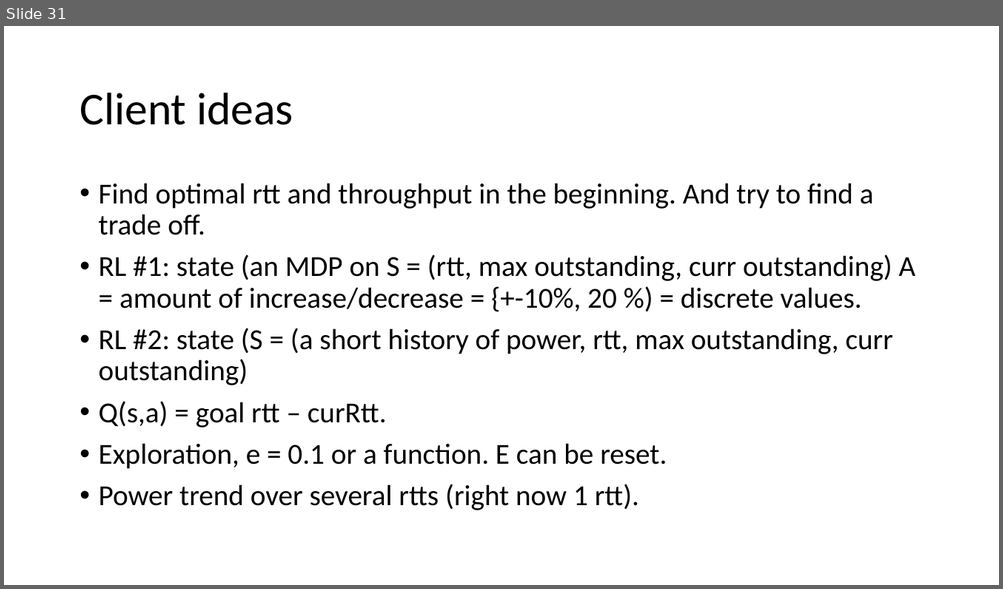
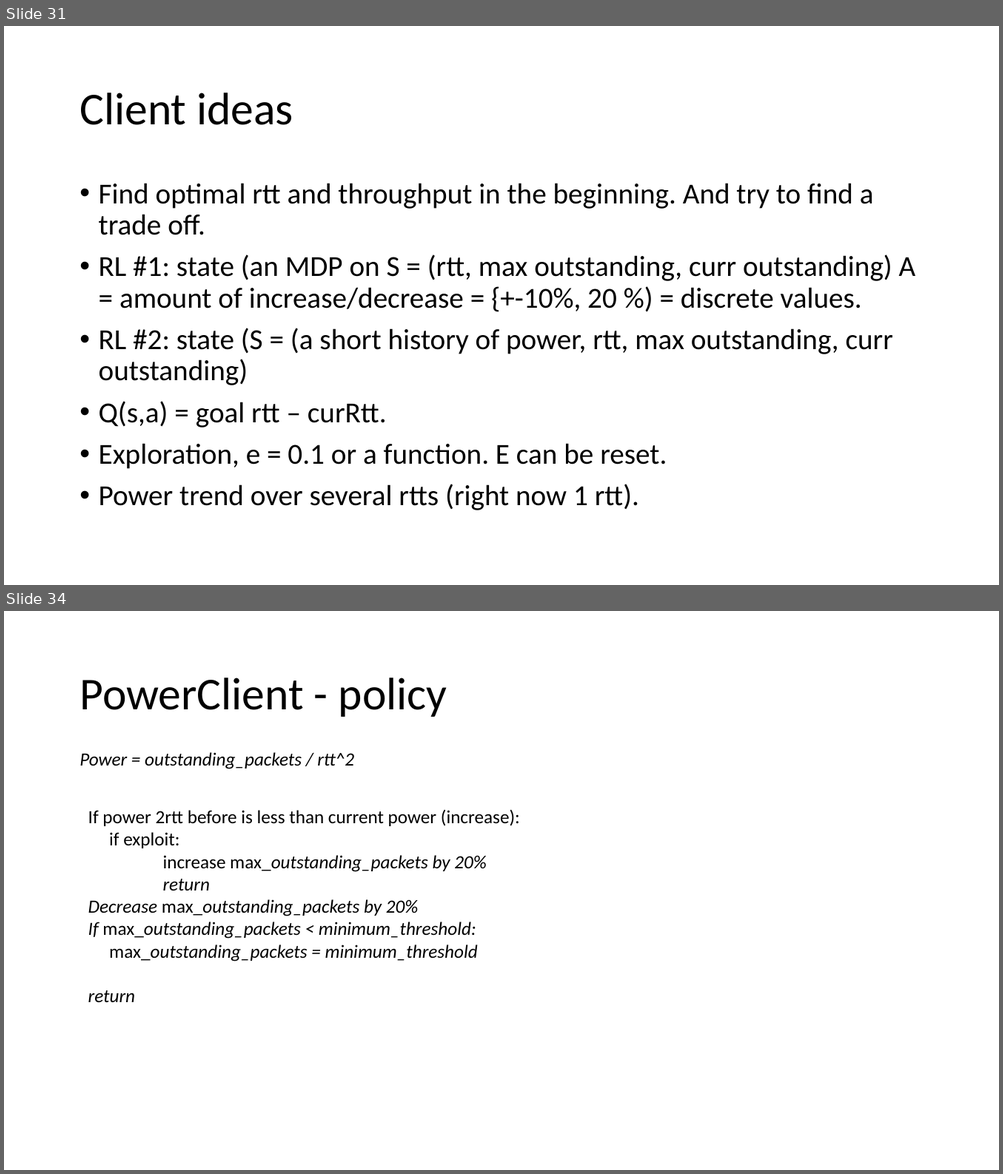
Before and after one commit to adhocmaster/pyns, a slide deck: doc/plan.pptx. Shown one above the other, each under a label of ours: slide 31 before the commit, slides 31 and 34 after it; the slides between them are not shown. The pictures are 1003x589 and 1003x1174 pixels, drawn with LibreOffice and Linux fonts; fonts in the diff are those of the drawing. Boxes give left, top, right and bottom in pixels: in the first picture for what was removed or moved away, otherwise in the second. Text is boxed around its words. In the diff, an @@ line names an element or a change of style, - is before the commit and + after.

```diff
--- a/doc/plan.pptx
+++ b/doc/plan.pptx
@@ slide 34 added at bbox=[4, 611, 999, 1170], background #FFFFFF @@
@@ title added at bbox=[79, 678, 447, 717], 44 pt, text #000000 @@
+PowerClient - policy
@@ text added at bbox=[79, 752, 354, 769], 18 pt, text #000000, italic @@
+Power = outstanding_packets / rtt^2
@@ text added at bbox=[88, 810, 520, 1002], 18 pt, text #000000, italic @@
+If power 2rtt before is less than current power (increase):
+if exploit:
+increase max_outstanding_packets by 20%
+return
+Decrease max_outstanding_packets by 20%
+If max_outstanding_packets < minimum_threshold:
+max_outstanding_packets = minimum_threshold
+return
```
Also in this commit, not shown: 2 other slides added, 1 slide removed, 10 other files.
